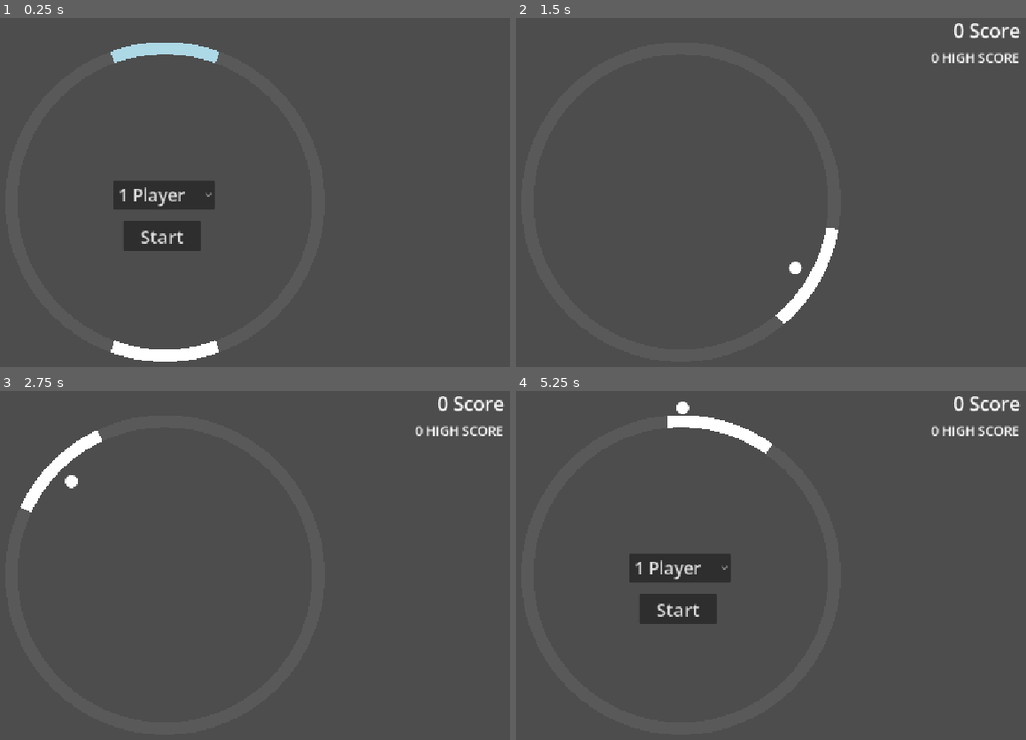
Above: before the commit, frames 1-4 (two rows, left to right).
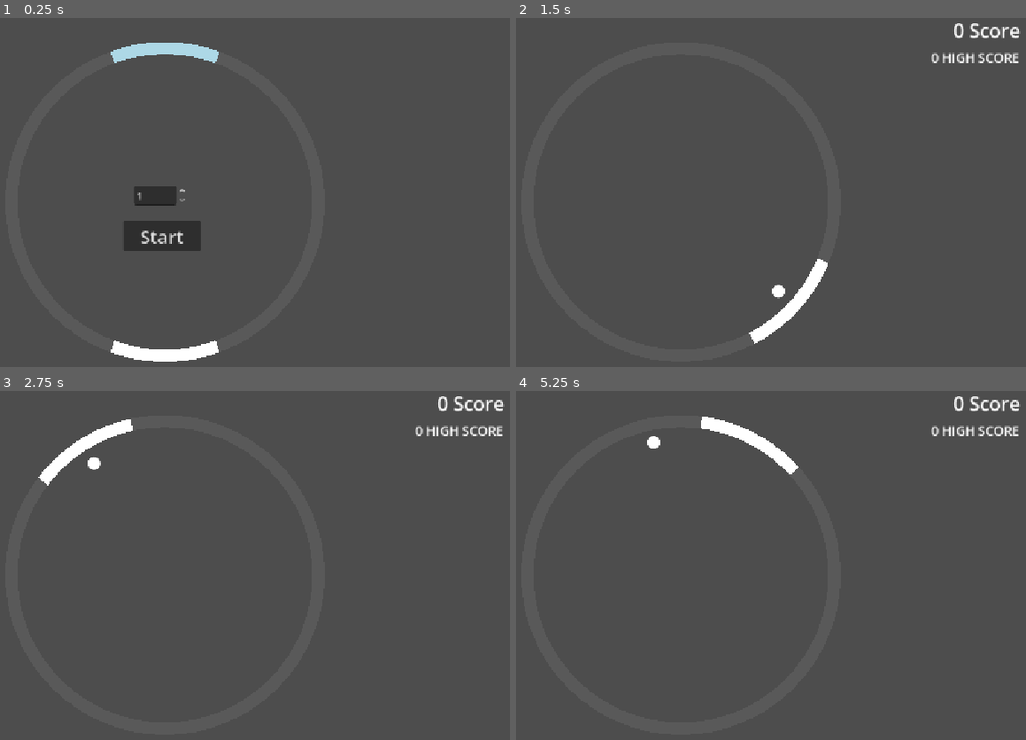
Above: after the commit, the same moments.

Repository: Hannah3142/Pong
Game: Godot game, scene res://Main.tscn
Two runs of this game, one before a commit and one after it. Both use one fixed random seed, a clock stepped at 60 frames per second and the inputs below.
Inputs (mouse positions are in pixels of both pictures, inside the frame that each line leads up to):
- Up to frame 1 (0.25 s): no input
- Up to frame 2 (1.5 s): click "Start" at 0.5 s; tap Enter at 1.25 s; move the mouse to (837, 182) at 1.27 s; hold Right from 1.28 s (still down); tap Alt at 1.35 s; click (837, 182) at 1.42 s
- Up to frame 3 (2.75 s): move the mouse to (25, 596) at 2.02 s; release Right at 2.03 s; hold Down from 2.03 s (still down); tap Shift at 2.1 s
- Up to frame 4 (5.25 s): tap Space at 2.75 s; move the mouse to (750, 488) at 2.77 s; release Down at 2.78 s; hold Right 2.78-3.53 s; tap Alt at 2.85, 4.35 s; move the mouse to (648, 656) at 3.52 s; hold Up 3.53-4.28 s; tap Shift at 3.6, 5.1 s; click (648, 656) at 3.67 s; move the mouse to (893, 635) at 4.27 s; hold Left from 4.28 s (still down); move the mouse to (outside the picture) at 5.02 s

The runs differ from the first frame. In frame 1, 1.3% of the frame differs, in the area x 22-43%, y 46-55%; in frame 2, 0.6%; in frame 3, 0.6%; in frame 4, 3.4%, in the area x 22-56%, y 3-67%.

Commit message:
paddle movement improved

Diff:
--- a/pong/Ball.gd
+++ b/pong/Ball.gd
@@ -4,7 +4,7 @@
 const white = Color.WHITE
 var angle = 0
 
-var target_speed = 7
+var target_speed = 5
 var ball_speed = 0
 
 signal diverted
--- a/pong/Main.gd
+++ b/pong/Main.gd
@@ -114,7 +114,7 @@
 	print("start")
 	ball.position = Vector2(575, 323.5)
 	ball.ball_speed = 0
-	player_amount = $HUD/PlayerAmount.get_selected_id()
+	player_amount = int($HUD/PlayerAmount.value)
 	ball.player_amount = player_amount
 	ball.is_game_over = false
 	ball.adjust_speed = true
@@ -138,6 +138,7 @@
 		$HUD/Player1Mistakes.show()
 		$HUD/Player2Mistakes.show()
 		$Paddle2.show()
+	score = 0
 	$HUD/Score.text = "0 Score"
 	$HUD/Score.show()
 	$HUD/HighScore.show()
--- a/pong/Main.tscn
+++ b/pong/Main.tscn
@@ -70,6 +70,7 @@
 offset_top = 102.0
 offset_right = 235.0
 offset_bottom = 132.0
+theme_override_colors/font_color = Color(0, 1, 1, 1)
 theme_override_font_sizes/font_size = 21
 text = "Player 2 Mistakes: 0"
 
@@ -81,11 +82,12 @@
 theme_override_font_sizes/font_size = 42
 text = "Player 0 WON!!!"
 
-[node name="PlayerAmount" type="OptionButton" parent="HUD" unique_id=2020887368]
-offset_left = 491.0
-offset_top = 289.0
-offset_right = 656.0
-offset_bottom = 336.0
+[node name="oldPlayerAmount" type="OptionButton" parent="HUD" unique_id=2020887368]
+visible = false
+offset_left = 492.0
+offset_top = 461.0
+offset_right = 657.0
+offset_bottom = 508.0
 theme_override_font_sizes/font_size = 28
 selected = 0
 item_count = 2
@@ -93,3 +95,12 @@
 popup/item_0/id = 1
 popup/item_1/text = "2 Player"
 popup/item_1/id = 2
+
+[node name="PlayerAmount" type="SpinBox" parent="HUD" unique_id=1450959647]
+offset_left = 525.0
+offset_top = 298.0
+offset_right = 611.5
+offset_bottom = 329.0
+min_value = 1.0
+max_value = 2.0
+value = 1.0
--- a/pong/Paddle1.gd
+++ b/pong/Paddle1.gd
@@ -16,6 +16,9 @@
 
 var collision_poly: CollisionPolygon2D
 
+var acceleration = 0.0
+var current_speed = 0
+
 # Called when the node enters the scene tree for the first time.
 func _ready() -> void:
 	position = Vector2(575, 323.5)
@@ -27,11 +30,16 @@
 # Called every frame. 'delta' is the elapsed time since the previous frame.
 func _physics_process(delta: float) -> void:
 	if Input.is_key_pressed(KEY_LEFT):
-		rotation += deg_to_rad(paddle_speed)
+		acceleration = move_toward(current_speed, paddle_speed, 50*delta)
+		rotation += deg_to_rad(acceleration)
+		current_speed = acceleration
 	elif Input.is_key_pressed(KEY_RIGHT):
-		rotation -= deg_to_rad(paddle_speed)
-	paddle_rotation = rad_to_deg(rotation)
-	paddle_rotation = wrapf(paddle_rotation, 0, 360)
+		acceleration = move_toward(current_speed, paddle_speed, 50*delta)
+		rotation -= deg_to_rad(acceleration)
+		current_speed = acceleration
+	else:
+		acceleration = 0
+		current_speed = 0
 
 func _draw():
 	draw_arc(Vector2.ZERO, radius, deg_to_rad(start_angle), deg_to_rad(end_angle), point_count, white, thickness)
--- a/pong/Paddle2.gd
+++ b/pong/Paddle2.gd
@@ -16,6 +16,9 @@
 
 var collision_poly: CollisionPolygon2D
 
+var acceleration = 0.0
+var current_speed = 0
+
 # Called when the node enters the scene tree for the first time.
 func _ready() -> void:
 	position = Vector2(575, 323.5)
@@ -27,11 +30,16 @@
 # Called every frame. 'delta' is the elapsed time since the previous frame.
 func _physics_process(delta: float) -> void:
 	if Input.is_key_pressed(KEY_A):
-		rotation += deg_to_rad(paddle_speed)
+		acceleration = move_toward(current_speed, paddle_speed, 50*delta)
+		rotation += deg_to_rad(acceleration)
+		current_speed = acceleration
 	elif Input.is_key_pressed(KEY_D):
-		rotation -= deg_to_rad(paddle_speed)
-	paddle_rotation = rad_to_deg(rotation)
-	paddle_rotation = wrapf(paddle_rotation, 0, 360)
+		acceleration = move_toward(current_speed, paddle_speed, 50*delta)
+		rotation -= deg_to_rad(acceleration)
+		current_speed = acceleration
+	else:
+		acceleration = 0
+		current_speed = 0
 
 func _draw():
 	draw_arc(Vector2.ZERO, radius, deg_to_rad(start_angle), deg_to_rad(end_angle), point_count, blue, thickness)
Not shown, changed: pong/.DS_Store
